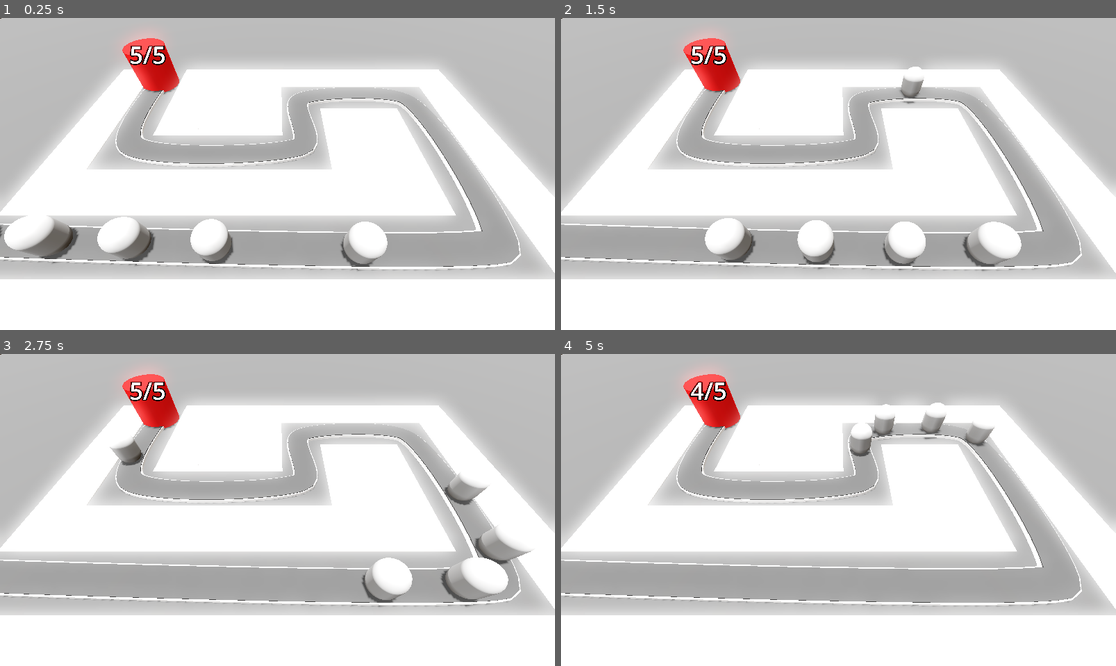
Above: before the commit, frames 1-4 (two rows, left to right).
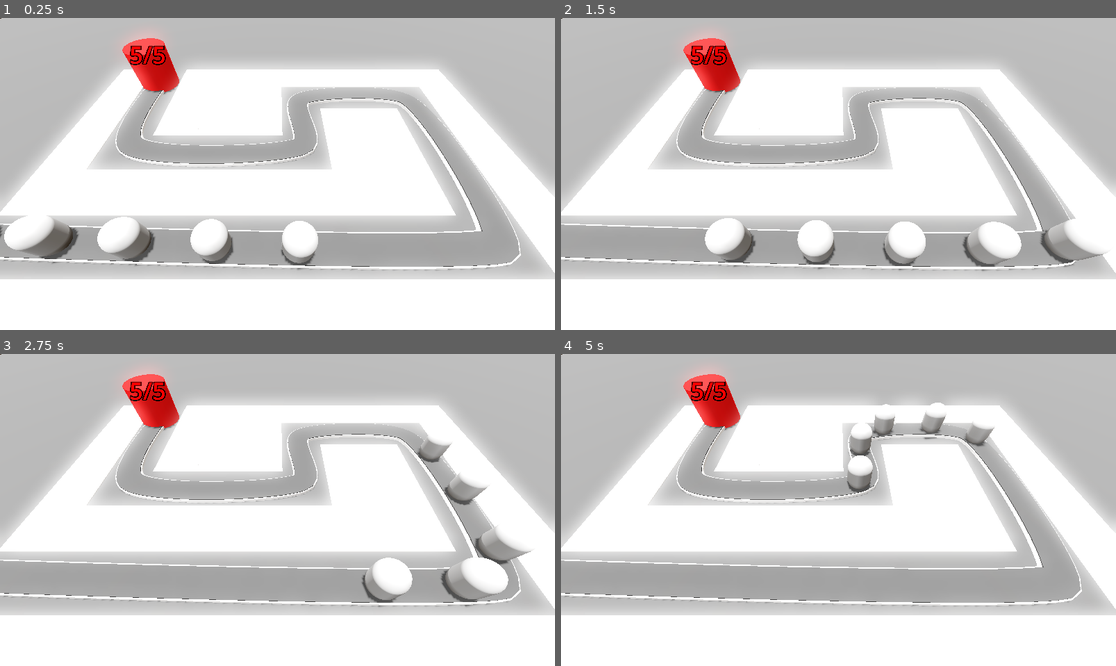
Above: after the commit, the same moments.

Repository: fbcs-jourdan/Barbarian-Blaster
Game: Godot game, scene res://base_level.tscn
Same seed, same stepped clock (60 frames per second), same inputs: the game is played once before the commit and once after it.
Inputs:
- Up to frame 1 (0.25 s): no input
- Up to frame 2 (1.5 s): no input
- Up to frame 3 (2.75 s): no input
- Up to frame 4 (5 s): no input

The runs differ from the first frame. In frame 1, 1.6% of the frame differs, in the area x 23-70%, y 9-82%; in frame 2, 1.0%; in frame 3, 0.7%; in frame 4, 0.6%.

Commit message:
color for text aded

Diff:
--- a/barbarian-blaster/base/base.gd
+++ b/barbarian-blaster/base/base.gd
@@ -15,6 +15,7 @@
 
 func _ready() -> void:
 	health = max_health
+	label_3d.modulate = Color.RED
 
 func take_damage() -> void:
 	print("damage taken by base")
--- a/barbarian-blaster/base_level.tscn
+++ b/barbarian-blaster/base_level.tscn
@@ -124,7 +124,6 @@
 [node name="Enemy5" parent="Path3D" instance=ExtResource("2_5vx1e")]
 transform = Transform3D(-0.020460894, 0, -0.9997763, 0, 0.9999896, 0, 0.99975586, 0, -0.020461312, -1.7155595, 0, 6.236177)
 progress = 20.0
-speed = 24.755
 
 [node name="Base" parent="." instance=ExtResource("3_eesb3")]
 transform = Transform3D(1, 0, 0, 0, 1, 0, 0, 0, 1, -14.136696, 0, -12.798513)
